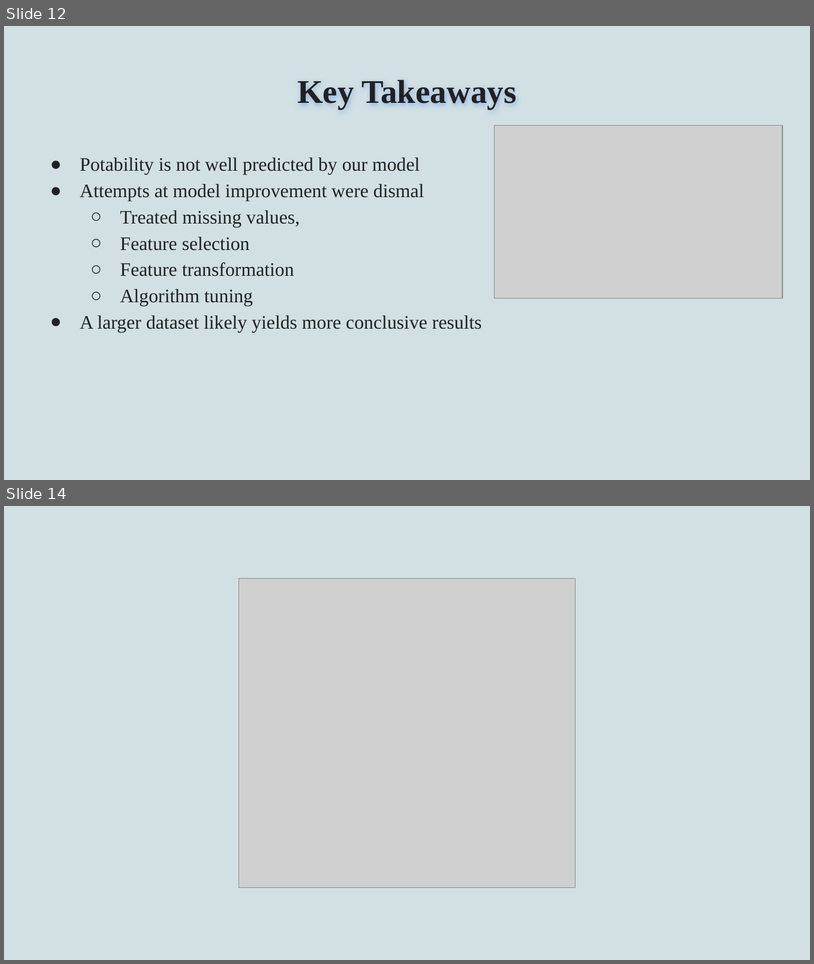
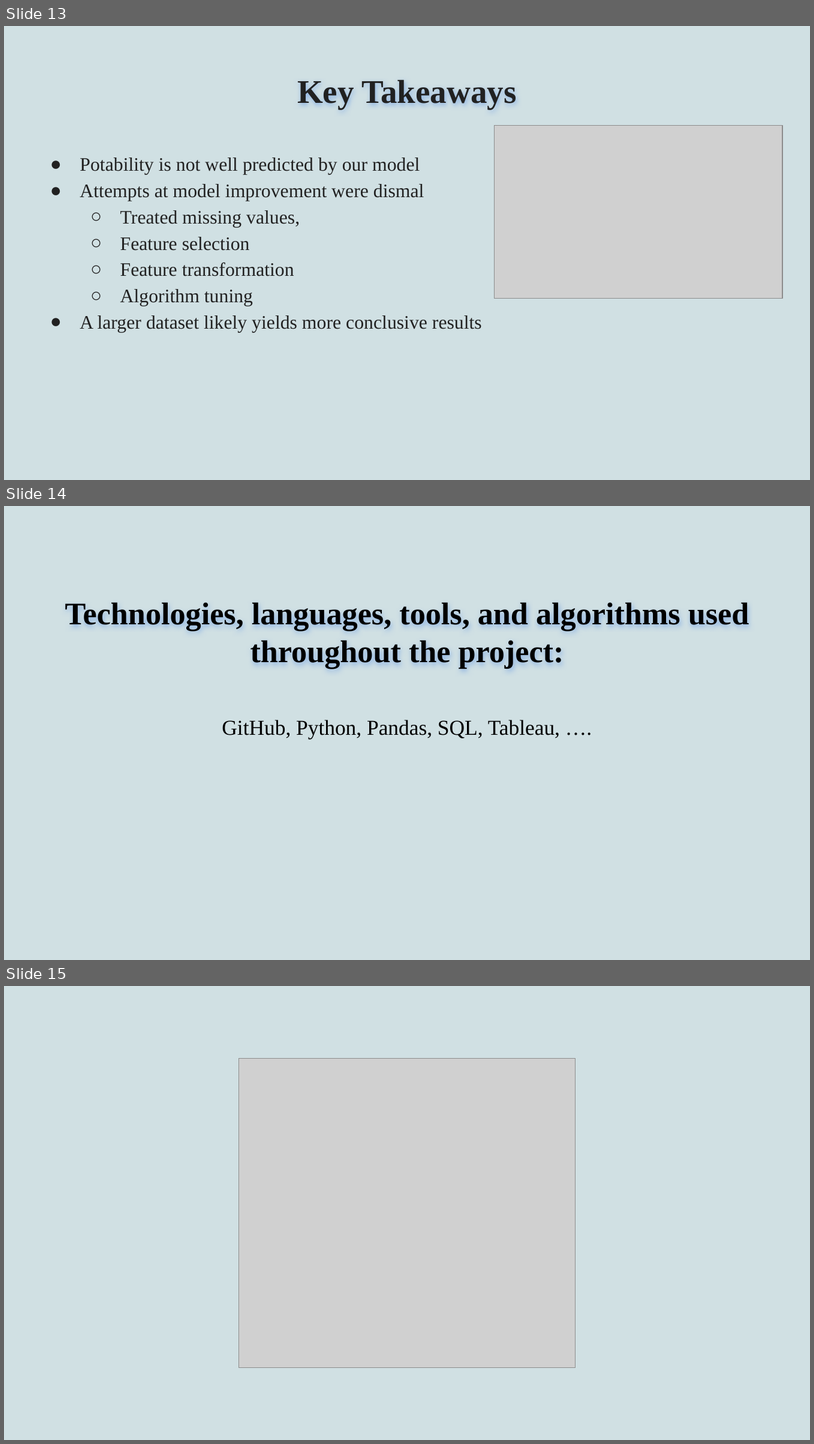
Before and after one commit to jessezimm/Environmental_Sustainability, a slide deck: Environmental_Sustainability (2).pptx. Shown one above the other, each under a label of ours: slides 12 and 14 before the commit, slides 13, 14 and 15 after it; the slides between them are not shown. The pictures are 814x964 and 814x1444 pixels, drawn with LibreOffice and Linux fonts; fonts in the diff are those of the drawing; grey boxes stand for pictures. Boxes give left, top, right and bottom in pixels: in the first picture for what was removed or moved away, otherwise in the second. Text is boxed around its words. In the diff, an @@ line names an element or a change of style, - is before the commit and + after.

```diff
--- a/Environmental_Sustainability (2).pptx
+++ b/Environmental_Sustainability (2).pptx
@@ slide 14 added at (4,506,810,960), background #D0E0E3 @@
@@ title added at (65,602,750,669), 28 pt, text #000000, bold @@
+Technologies, languages, tools, and algorithms used throughout the project:
@@ subtitle added at (222,720,560,739), 19 pt, text #000000 @@
+GitHub, Python, Pandas, SQL, Tableau, ….
@@ what was slide 12 is now slide 13 @@
@@ what was slide 14 is now slide 15 @@
```
Also in this commit, not shown: 6 slides changed, 1 other slide added, 1 slide removed.
